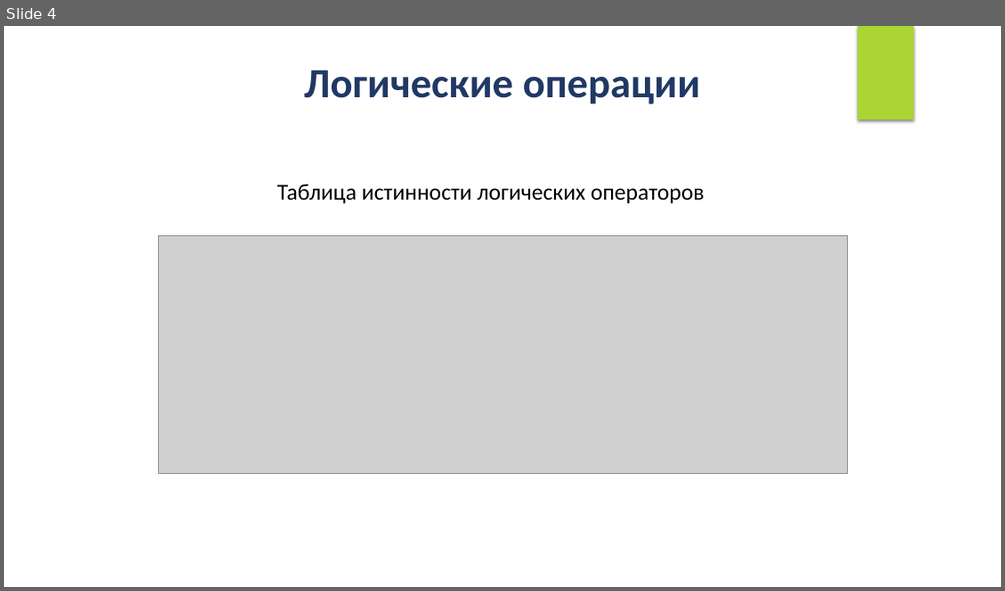
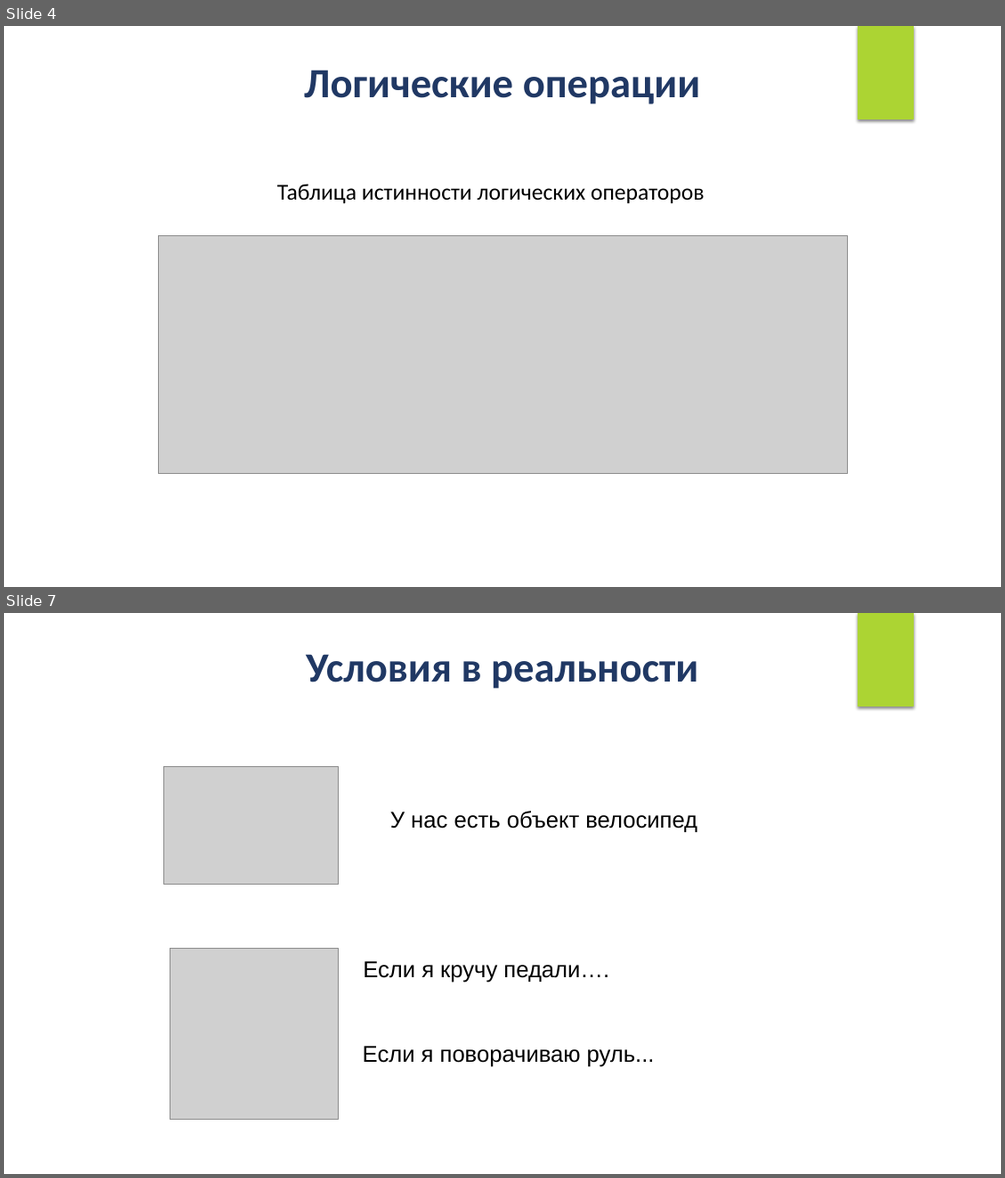
Before and after one commit to IriEfremova/LessonsCube, a slide deck: Samsung/Lesson5/Logical_operations.pptx. Shown one above the other, each under a label of ours: slide 4 before the commit, slides 4 and 7 after it; the slides between them are not shown. The pictures are 1005x591 and 1005x1178 pixels, drawn with LibreOffice and Linux fonts; fonts in the diff are those of the drawing; grey boxes stand for pictures. Boxes give left, top, right and bottom in pixels: in the first picture for what was removed or moved away, otherwise in the second. Text is boxed around its words. In the diff, an @@ line names an element or a change of style, - is before the commit and + after.

```diff
--- a/Samsung/Lesson5/Logical_operations.pptx
+++ b/Samsung/Lesson5/Logical_operations.pptx
@@ slide 7 added at <box>4,613,1001,1174</box>, background #FFFFFF; not listed: 1 template element that a slide beside it also shows @@
@@ text added at <box>306,654,698,689</box>, 40 pt, text #203864, bold @@
+Условия в реальности
@@ picture added at <box>164,766,339,884</box> @@
@@ text added at <box>390,811,697,832</box>, 22 pt, text #000000 @@
+У нас есть объект велосипед
@@ picture added at <box>170,948,339,1119</box> @@
@@ text added at <box>363,961,609,982</box>, 22 pt, text #000000 @@
+Если я кручу педали….
@@ text added at <box>363,1046,655,1067</box>, 22 pt, text #000000 @@
+Если я поворачиваю руль...
```
Also in this commit, not shown: 14 other slides added.
